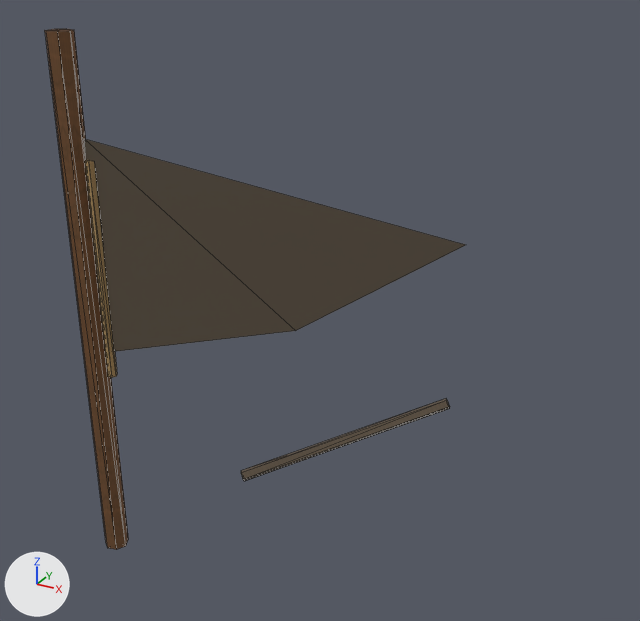
The OBJ model Assets/ProjectOEN/ProductionArt/Meshes/props_tools/pr-014_signal_flag_cloth_strip__storm_damaged.obj, before and after one commit.
Rendered twice from a camera (50 mm lens) standing at (0.838, -1.218, 1.288) and looking at (0.126, 0.077, 0.64). The lights are fixed; the arrows at lower left show +X, +Y and +Z. The picture after the commit comes second. Mesh edges are drawn as thin lines. Where no turn or scale is listed for an object, it has been applied to the vertices. Vertices at exactly the same position are counted once.

The older version as bpy lines, for what is in view:
```python
me_pr_014_signal_flag_cloth_strip__storm_damaged = bpy.data.meshes.new('pr-014_signal_flag_cloth_strip__storm_damaged')
me_pr_014_signal_flag_cloth_strip__storm_damaged.from_pydata(...)  # 46 vertices, 74 faces; spans x -0.383..0.42, y -0.156..0.076, z -0.01..1.11
# faces by material slot: [28, 22, 24]
me_pr_014_signal_flag_cloth_strip__storm_damaged.materials.append(mat_wood)  # picture img_wood_albedo_png
me_pr_014_signal_flag_cloth_strip__storm_damaged.materials.append(mat_cloth)  # picture img_cloth_albedo_png
me_pr_014_signal_flag_cloth_strip__storm_damaged.materials.append(mat_rope)  # picture img_rope_albedo_png
ob_pr_014_signal_flag_cloth_strip__storm_damaged = bpy.data.objects.new('pr-014_signal_flag_cloth_strip__storm_damaged', me_pr_014_signal_flag_cloth_strip__storm_damaged)
ob_pr_014_signal_flag_cloth_strip__storm_damaged.location = (0.0, 0.0, 0.0)
```
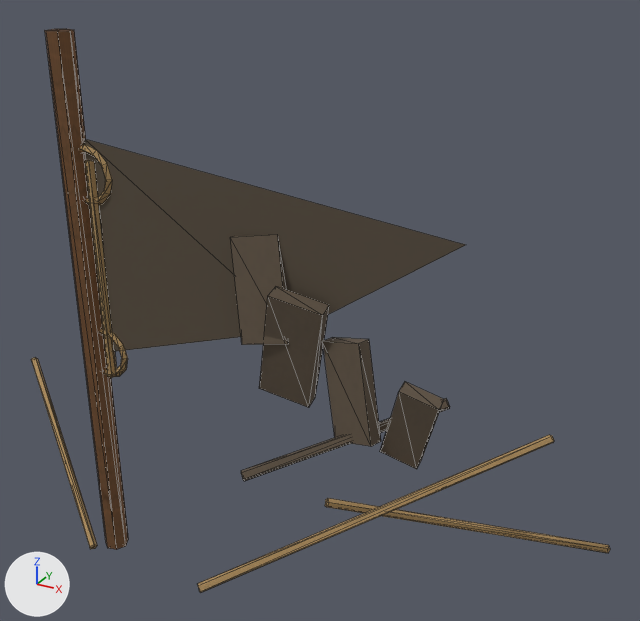
Pixel boxes [x1, y1, x2, y2] of what changed, in the pictures (640 x 621 px):
'pr-014_signal_flag_cloth_strip__storm_damaged', reshaped (38% wider, 8% taller): before [45, 29, 465, 550]; after [31, 29, 610, 593]
part 1 of me_pr_014_signal_flag_cloth_strip__storm_damaged, added: after [31, 144, 610, 593]

Edits to the bpy script that builds the scene:
```text
Change me_pr_014_signal_flag_cloth_strip__storm_damaged:
    used by ob_pr_014_signal_flag_cloth_strip__storm_damaged; location = (0.0, 0.0, 0.0)
    remove me_pr_014_signal_flag_cloth_strip__storm_damaged.from_pydata(...)  # 46 vertices, 74 faces; spans x -0.383..0.42, y -0.156..0.076, z -0.01..1.11
    add me_pr_014_signal_flag_cloth_strip__storm_damaged.from_pydata(...)  # 210 vertices, 374 faces; spans x -0.632..0.661, y -0.33..0.271, z -0.01..1.11
    me_pr_014_signal_flag_cloth_strip__storm_damaged part 1
    124 vertices are added at x -0.632..0.661, y -0.33..0.271, z 0.155..0.902
    8 new vertices lie (0.008, 0.008, 0.0) away from vertices in x -0.39..-0.278, y -0.008..0.0, z 0.48..0.85
    8 new vertices lie (0.0, 0.008, 0.008) away from vertices in x -0.33, y -0.008..0.0, z 0.424..0.902
    6 new vertices lie (0.007, 0.008, 0.004) away from vertices in x -0.382..-0.285, y -0.008..0.0, z 0.456..0.876
    6 new vertices lie (0.007, 0.008, -0.004) away from vertices in x -0.382..-0.285, y -0.008..0.0, z 0.46..0.88
    6 new vertices lie (0.004, 0.008, 0.007) away from vertices in x -0.36..-0.304, y -0.008..0.0, z 0.438..0.895
    6 new vertices lie (0.004, 0.008, -0.007) away from vertices in x -0.36..-0.304, y -0.008..0.0, z 0.445..0.902
    48 new faces join them, mat_cloth (picture img_cloth_albedo_png)
    252 new faces join them, mat_rope (picture img_rope_albedo_png)
```
